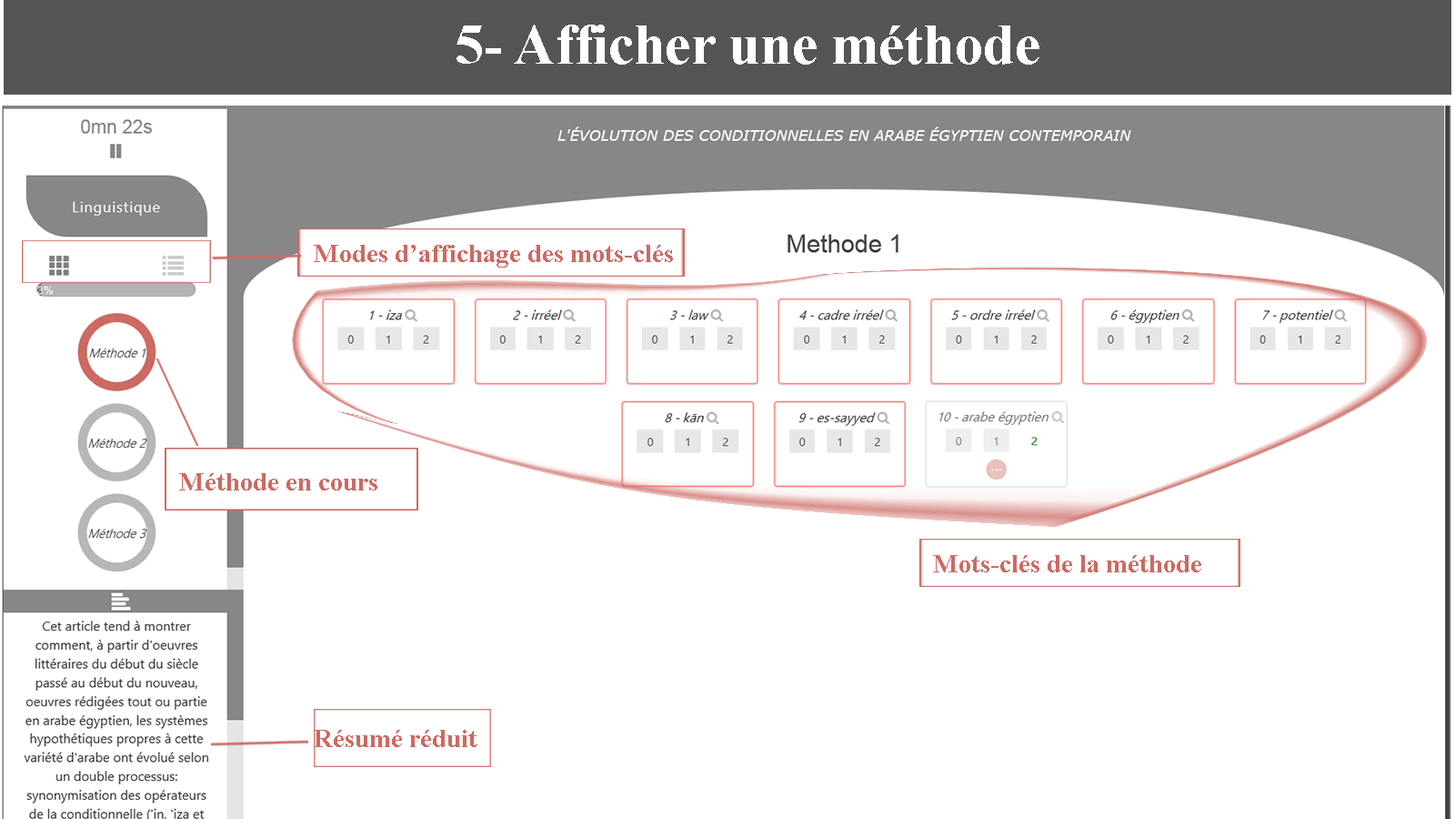
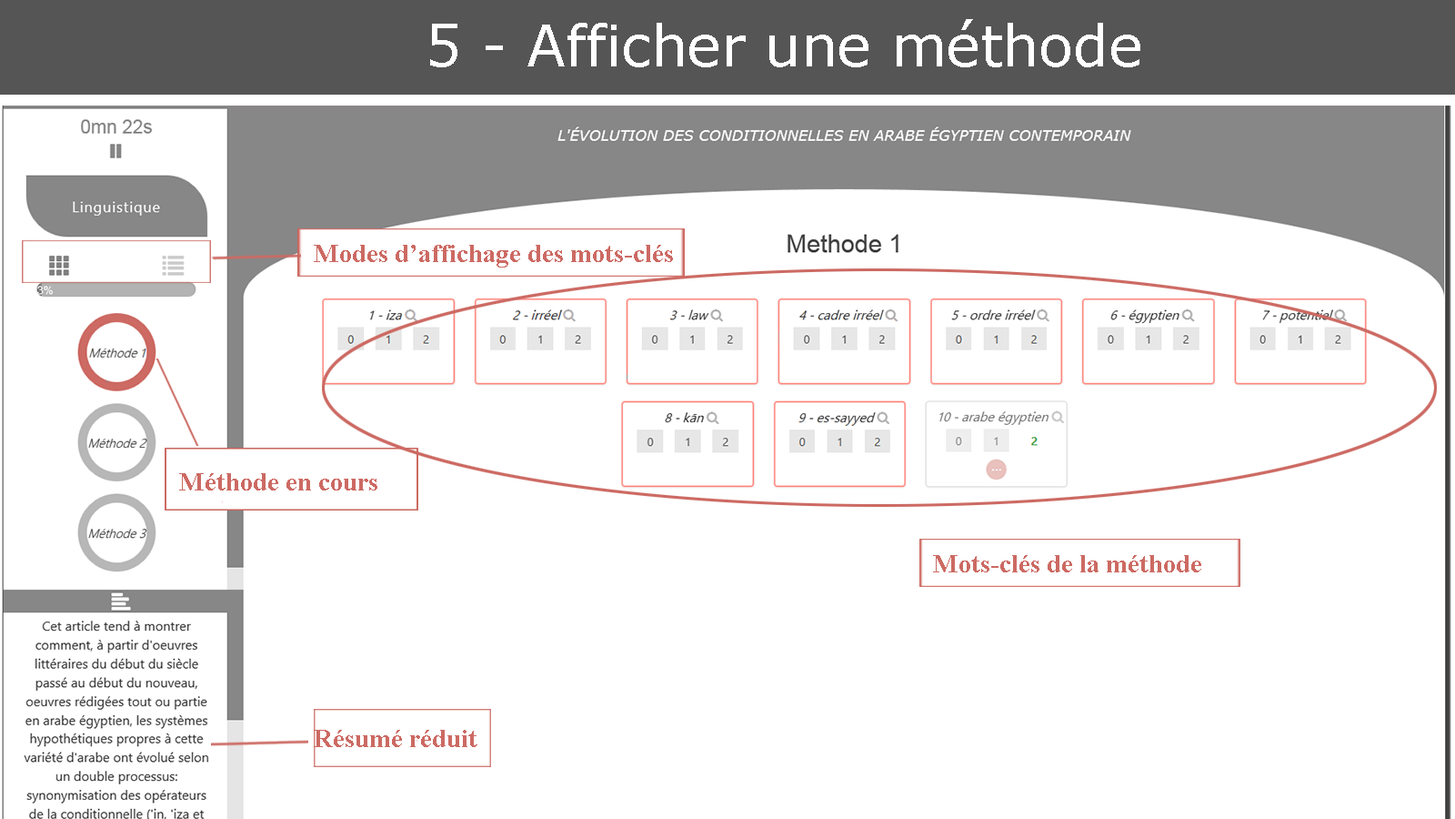
Before/after of a 1455 x 819 layered artwork. What changed in the layer stack:
renamed "5- Afficher une méthode" to "5 - Afficher une méthode", painted on it over (430, 19, 1141, 68)
added layer "rond" above "Calque 1" over (321, 268, 1438, 507)
painted on "Calque 1" over (0, 0, 1455, 95)
hid "motsCles" over (291, 267, 1428, 527)
